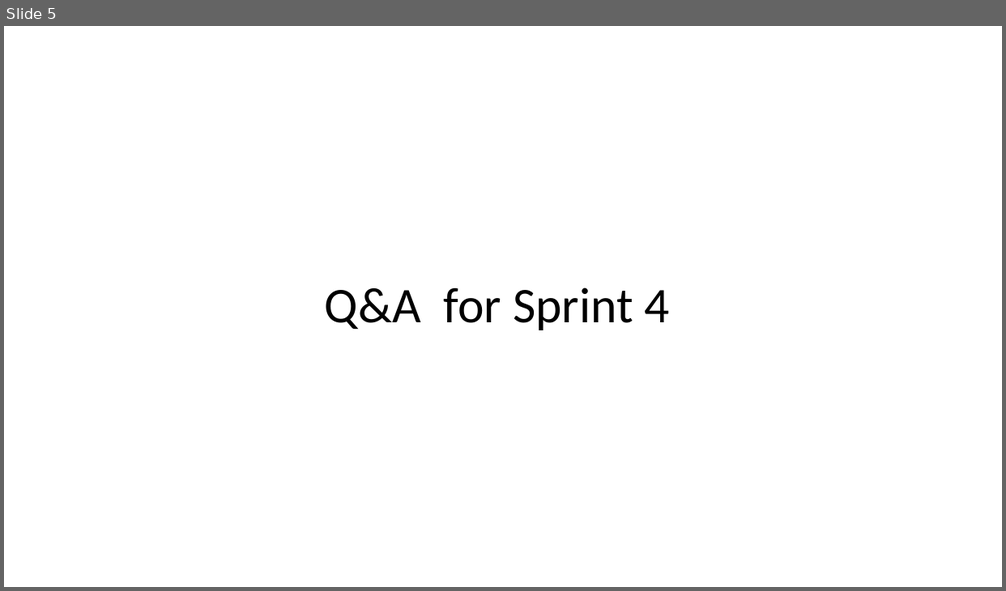
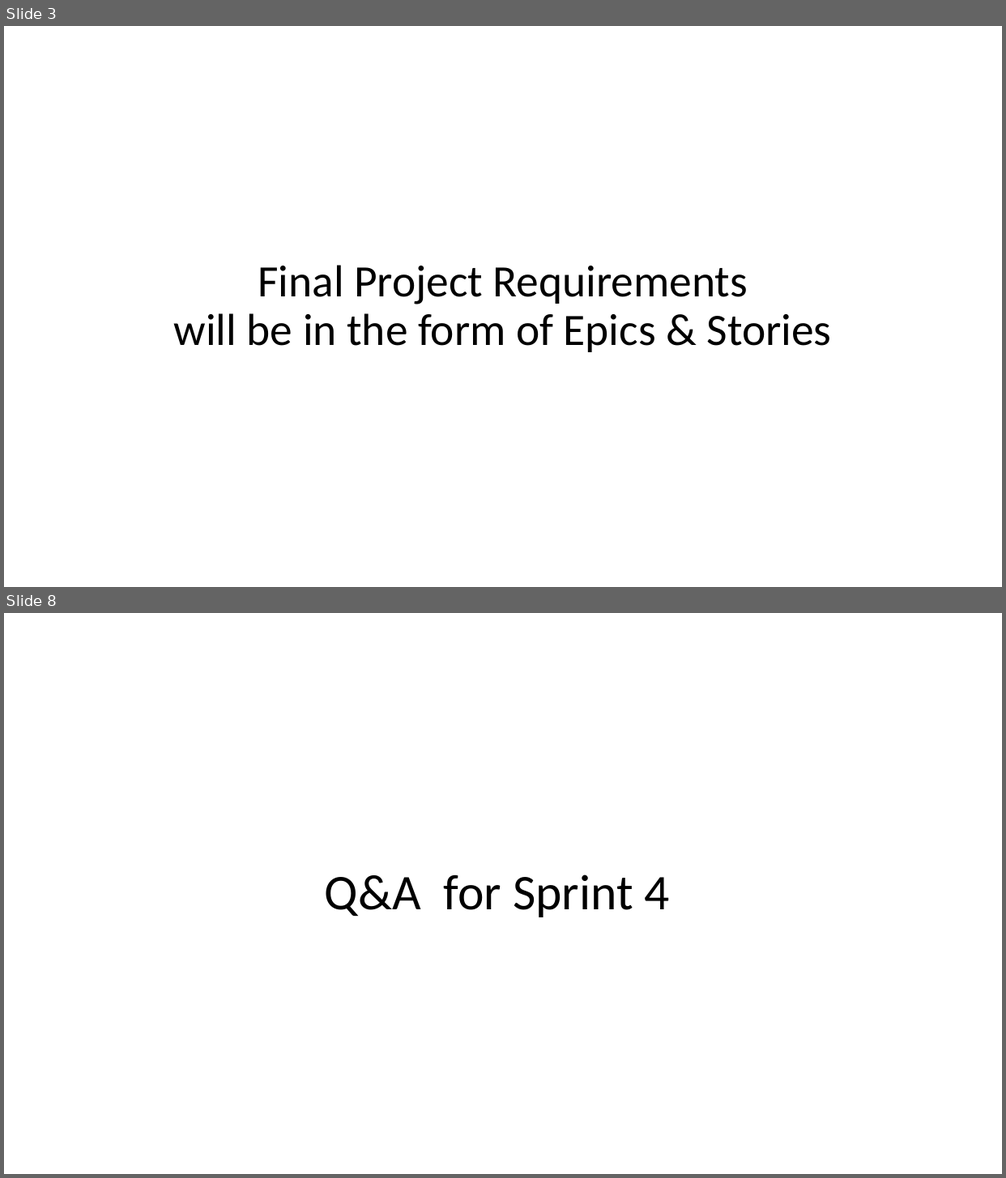
Before and after one commit to EricJPogue/CPSC-24500, a slide deck: lecture-slides/2020-03-03-oop.pptx. Shown one above the other, each under a label of ours: slide 5 before the commit, slides 3 and 8 after it; the slides between them are not shown. The pictures are 1006x591 and 1006x1178 pixels, drawn with LibreOffice and Linux fonts; fonts in the diff are those of the drawing. Boxes give left, top, right and bottom in pixels: in the first picture for what was removed or moved away, otherwise in the second. Text is boxed around its words. In the diff, an @@ line names an element or a change of style, - is before the commit and + after.

```diff
--- a/lecture-slides/2020-03-03-oop.pptx
+++ b/lecture-slides/2020-03-03-oop.pptx
@@ slide 3 added at (4,26,1002,587), background #FFFFFF @@
@@ title added at (174,265,832,352), 43.2 pt, text #000000 @@
+Final Project Requirements
+will be in the form of Epics & Stories
@@ what was slide 5 is now slide 8 @@
```
Also in this commit, not shown: 5 slides changed, 2 other slides added.
